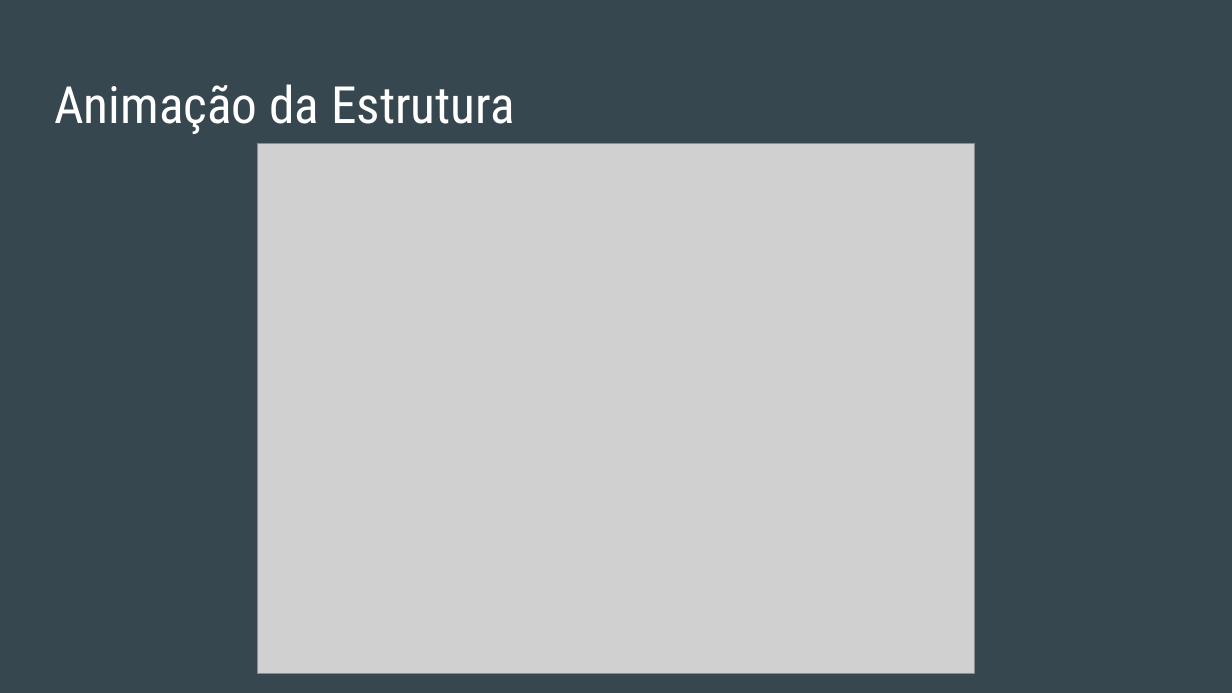
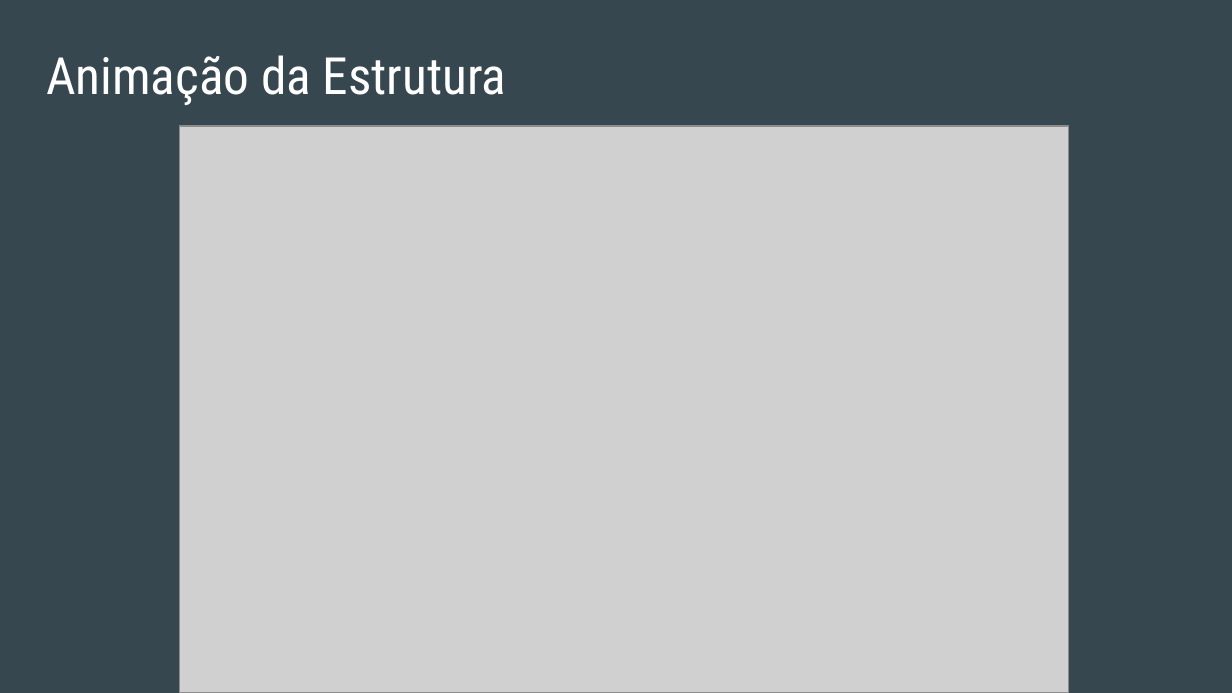
Before and after one commit to OsOperadores/ProjetoP2, a slide deck: slide 11 of Árvore 2-3-4/Árvore 2-3-4.pptx (slide 14 before the commit). Drawn at 1232x693 pixels with LibreOffice and Linux fonts; fonts in the diff are those of the drawing; grey boxes stand for pictures. Boxes give left, top, right and bottom in pixels: in the first picture for what was removed or moved away, otherwise in the second. Text is boxed around its words. In the diff, an @@ line names an element or a change of style, - is before the commit and + after.

```diff
--- a/Árvore 2-3-4/Árvore 2-3-4.pptx
+++ b/Árvore 2-3-4/Árvore 2-3-4.pptx
@@ title "Animação da Estrutura": place and size @@
-title "Animação da Estrutura" at bbox=[54, 84, 515, 134]
+title "Animação da Estrutura" at bbox=[46, 55, 507, 105]
@@ picture: place and size @@
-picture at bbox=[257, 144, 975, 674]
+picture at bbox=[180, 126, 1069, 692]
```
Also in this commit, not shown: 10 other slides changed, 3 slides added, 1 slide removed.
